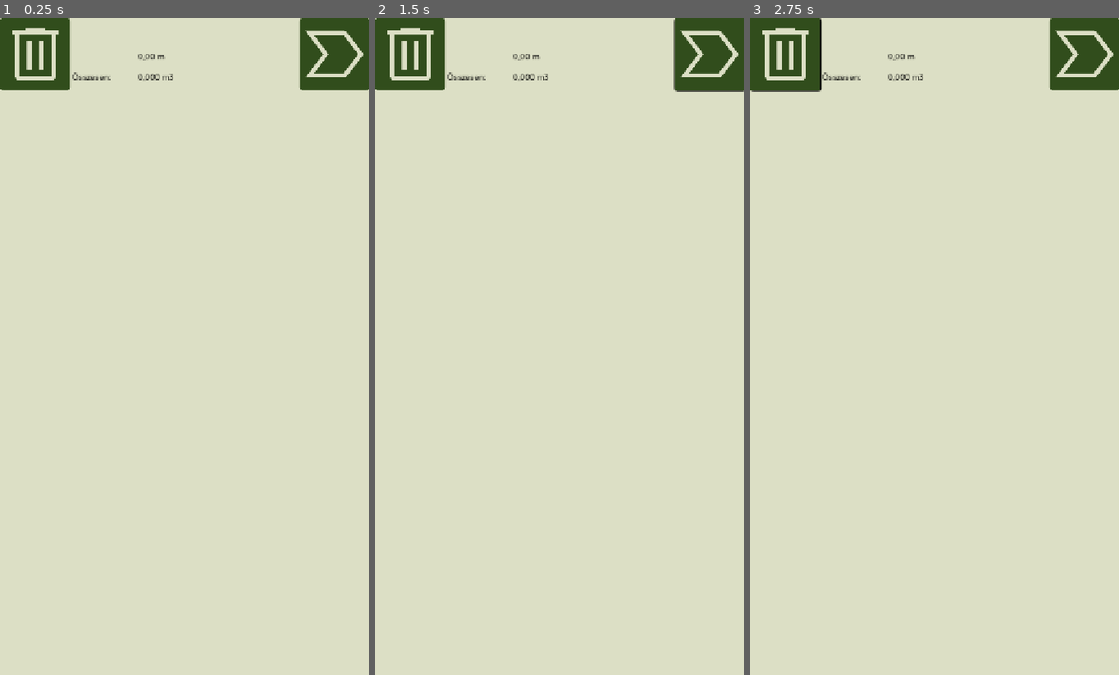
Above: before the commit, frames 1-3 (left to right).
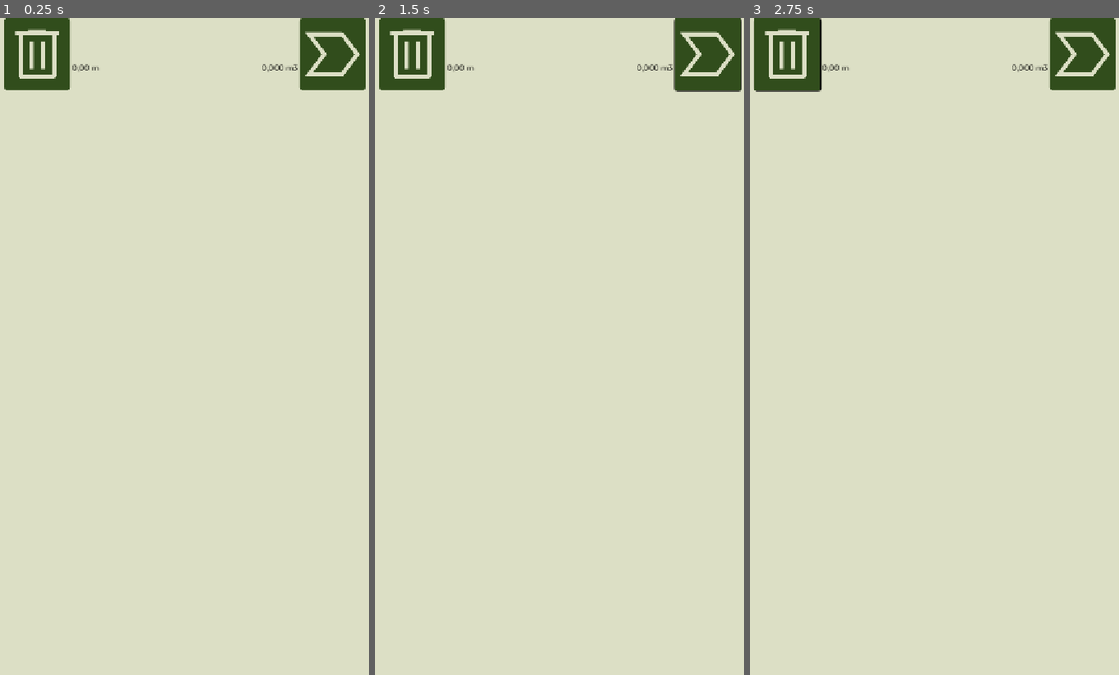
Above: after the commit, the same moments.

Repository: rolika/kob_g
Game: Godot game, scene res://scenes/restore_control.tscn
The game is run twice, just before and just after one commit, with the same random seed, the same clock (stepped at 60 frames per second) and the same inputs. This scene is started directly instead of the project's main scene.
Inputs (mouse positions are in pixels of both pictures, inside the frame that each line leads up to; where the layout moved, square brackets give the same spot in the first picture):
- Up to frame 1 (0.25 s): no input
- Up to frame 2 (1.5 s): click (707, 50) [710, 50] at 0.5 s; click (707, 50) [710, 50] at 1.25 s
- Up to frame 3 (2.75 s): click (786, 50) [783, 50] at 2 s

The runs differ from the first frame. In frame 1, 1.2% of the frame differs, in the area x 0-100%, y 0-11%; in frame 2, 1.2%; in frame 3, 1.2%, in the area x 0-100%, y 0-12%.

Commit message:
sanitize pile card

Diff:
--- a/scenes/pile_card.tscn
+++ b/scenes/pile_card.tscn
@@ -10,60 +10,43 @@
 offset_bottom = 128.0
 script = ExtResource("1_2mn5y")
 
-[node name="CompanyLabel" type="Label" parent="."]
+[node name="GridContainer" type="GridContainer" parent="."]
+custom_minimum_size = Vector2(440, 90)
 layout_mode = 0
-offset_right = 40.0
-offset_bottom = 23.0
+offset_top = 35.0
+offset_right = 440.0
+offset_bottom = 125.0
+theme_override_constants/h_separation = 6
+theme_override_constants/v_separation = 6
+columns = 2
+
+[node name="CompanyLabel" type="Label" parent="GridContainer"]
+layout_mode = 2
+size_flags_horizontal = 3
 theme_override_colors/font_color = Color(0, 0, 0, 1)
 text = "Nyirma és Hegyipusztai Ebt."
 
-[node name="CityLabel" type="Label" parent="."]
-layout_mode = 0
-offset_top = 32.0
-offset_right = 58.0
-offset_bottom = 55.0
+[node name="CityLabel" type="Label" parent="GridContainer"]
+layout_mode = 2
 theme_override_colors/font_color = Color(0, 0, 0, 1)
 text = "Herend"
 
-[node name="SiteLabel" type="Label" parent="."]
-layout_mode = 0
-offset_left = 320.0
-offset_top = 32.0
-offset_right = 360.0
-offset_bottom = 55.0
+[node name="SiteLabel" type="Label" parent="GridContainer"]
+layout_mode = 2
 theme_override_colors/font_color = Color(0, 0, 0, 1)
 text = "26E"
 
-[node name="TypeLabel" type="Label" parent="."]
-layout_mode = 0
-offset_top = 64.0
-offset_right = 40.0
-offset_bottom = 87.0
+[node name="TypeLabel" type="Label" parent="GridContainer"]
+layout_mode = 2
 theme_override_colors/font_color = Color(0, 0, 0, 1)
 text = "tölgy"
 
-[node name="LengthLabel" type="Label" parent="."]
-layout_mode = 0
-offset_left = 128.0
-offset_top = 64.0
-offset_right = 168.0
-offset_bottom = 87.0
+[node name="LengthLabel" type="Label" parent="GridContainer"]
+layout_mode = 2
 theme_override_colors/font_color = Color(0, 0, 0, 1)
 text = "2,10 m"
 
-[node name="VolumeLabel" type="Label" parent="."]
-layout_mode = 0
-offset_left = 128.0
-offset_top = 104.0
-offset_right = 198.0
-offset_bottom = 127.0
+[node name="VolumeLabel" type="Label" parent="GridContainer"]
+layout_mode = 2
 theme_override_colors/font_color = Color(0, 0, 0, 1)
 text = "23,64 m3"
-
-[node name="Label" type="Label" parent="."]
-layout_mode = 0
-offset_top = 104.0
-offset_right = 40.0
-offset_bottom = 127.0
-theme_override_colors/font_color = Color(0, 0, 0, 1)
-text = "Összesen:"
--- a/scenes/restore_control.tscn
+++ b/scenes/restore_control.tscn
@@ -16,11 +16,12 @@
 
 [node name="HBoxContainer" type="HBoxContainer" parent="."]
 layout_mode = 0
-offset_right = 720.0
+offset_left = 8.0
+offset_right = 712.0
 offset_bottom = 140.0
 
 [node name="RemoveButton" type="Button" parent="HBoxContainer"]
-custom_minimum_size = Vector2(136, 136)
+custom_minimum_size = Vector2(128, 128)
 layout_mode = 2
 icon = ExtResource("2_5pfti")
 icon_alignment = 1
@@ -30,7 +31,7 @@
 layout_mode = 2
 
 [node name="ContinueButton" type="Button" parent="HBoxContainer"]
-custom_minimum_size = Vector2(136, 136)
+custom_minimum_size = Vector2(128, 128)
 layout_mode = 2
 icon = ExtResource("4_qpknd")
 icon_alignment = 1
--- a/scripts/pile_card.gd
+++ b/scripts/pile_card.gd
@@ -6,12 +6,12 @@
     pile = pile_arg
 
 func _process(_delta: float) -> void:
-    $CompanyLabel.text = pile.company
-    $CityLabel.text = pile.city
-    $SiteLabel.text = pile.site
-    $TypeLabel.text = pile.type
-    $LengthLabel.text = pile.get_length_fmt()
-    $VolumeLabel.text = pile.get_total_volume_fmt()
+    $GridContainer/CompanyLabel.text = pile.company
+    $GridContainer/CityLabel.text = pile.city
+    $GridContainer/SiteLabel.text = pile.site
+    $GridContainer/TypeLabel.text = pile.type
+    $GridContainer/LengthLabel.text = pile.get_length_fmt()
+    $GridContainer/VolumeLabel.text = pile.get_total_volume_fmt()
 
 func set_pile(pile_arg: Pile) -> void:
     pile = pile_arg
